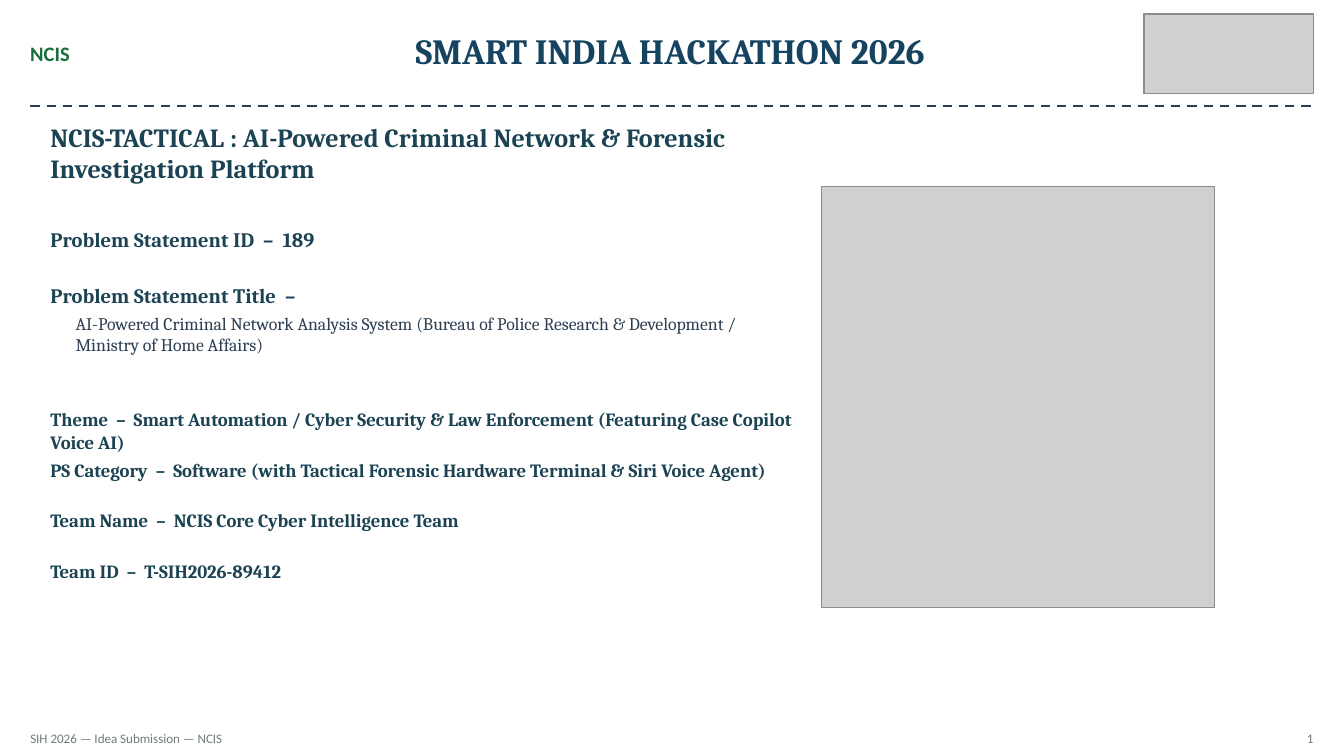
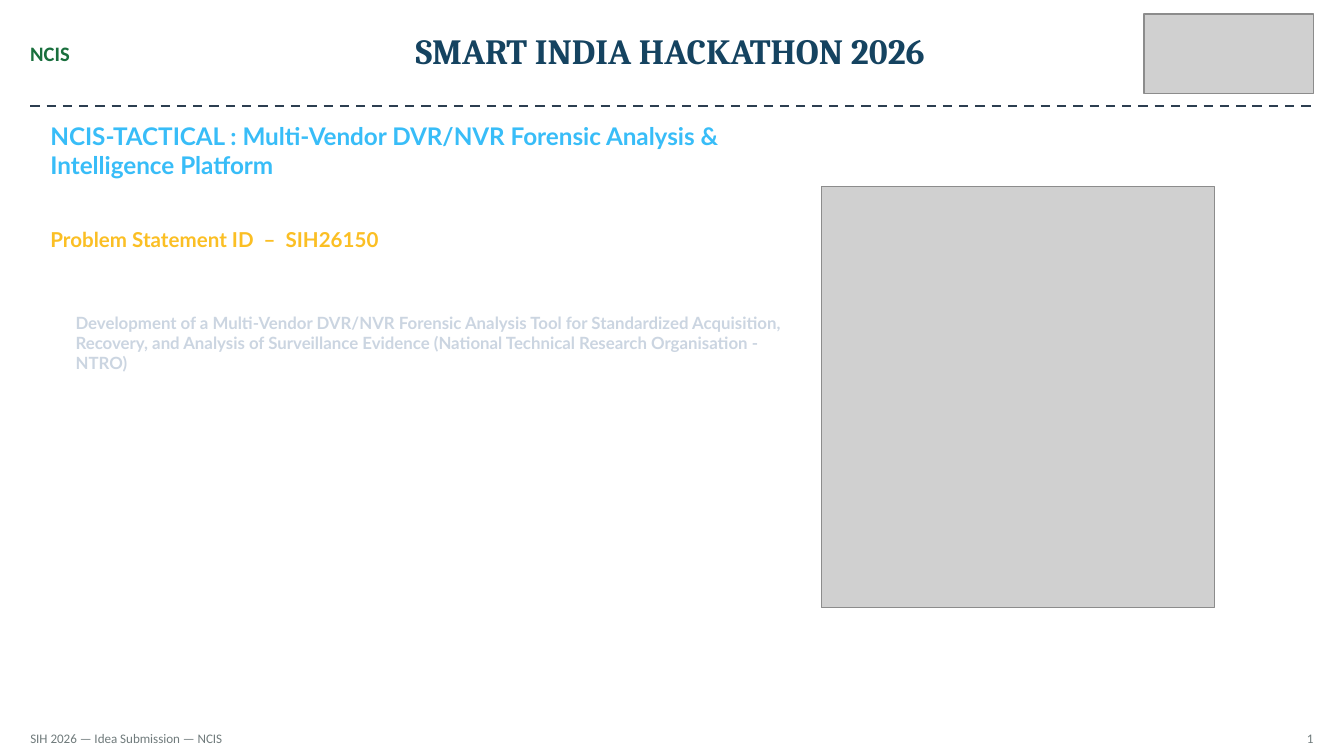
Before and after one commit to muhammedmaahir68-droid/cyber-kit, a slide deck: slide 1 of frontend/public/SIH_Ideate_Template_AAROHAN-X.pptx. Drawn at 1344x756 pixels with LibreOffice and Linux fonts; fonts in the diff are those of the drawing; grey boxes stand for pictures. Boxes give left, top, right and bottom in pixels: in the first picture for what was removed or moved away, otherwise in the second. Text is boxed around its words. In the diff, an @@ line names an element or a change of style, - is before the commit and + after.

```diff
--- a/frontend/public/SIH_Ideate_Template_AAROHAN-X.pptx
+++ b/frontend/public/SIH_Ideate_Template_AAROHAN-X.pptx
@@ text at (50,127,695,179): text changed; size 14 to 13 pt; font Cambria to Lato; text colour #1B4353 to #38BDF8 @@
-NCIS-TACTICAL : AI-Powered Criminal Network & Forensic Investigation Platform
+NCIS-TACTICAL : Multi-Vendor DVR/NVR Forensic Analysis & Intelligence Platform
@@ text at (50,231,379,247): text changed; font Cambria to Lato; text colour #1B4353 to #FBBF24 @@
-Problem Statement ID – 189
+Problem Statement ID – SIH26150
@@ text removed at (50,288,276,303) @@
-Problem Statement Title –
@@ text at (76,317,780,371): text changed; size 9.5 to 9 pt; font Cambria to Lato; text colour #2C3E50 to #CBD5E1; bold on @@
-AI-Powered Criminal Network Analysis System (Bureau of Police Research & Development / Ministry of Home Affairs)
+Development of a Multi-Vendor DVR/NVR Forensic Analysis Tool for Standardized Acquisition, Recovery, and Analysis of Surveillance Evidence (National Technical Research Organisation - NTRO)
@@ text removed at (50,412,792,452) @@
-Theme – Smart Automation / Cyber Security & Law Enforcement (Featuring Case Copilot Voice AI)
@@ text removed at (50,463,766,481) @@
-PS Category – Software (with Tactical Forensic Hardware Terminal & Siri Voice Agent)
@@ text removed at (50,514,459,531) @@
-Team Name – NCIS Core Cyber Intelligence Team
@@ text removed at (50,565,281,578) @@
-Team ID – T-SIH2026-89412
```
Also in this commit, not shown: 5 other slides changed, 11 other files.
